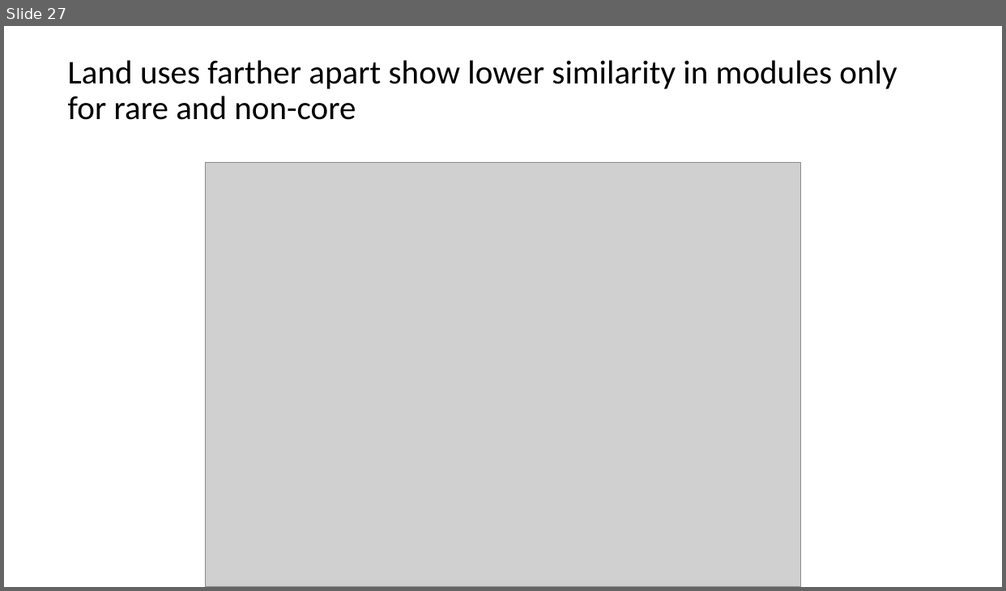
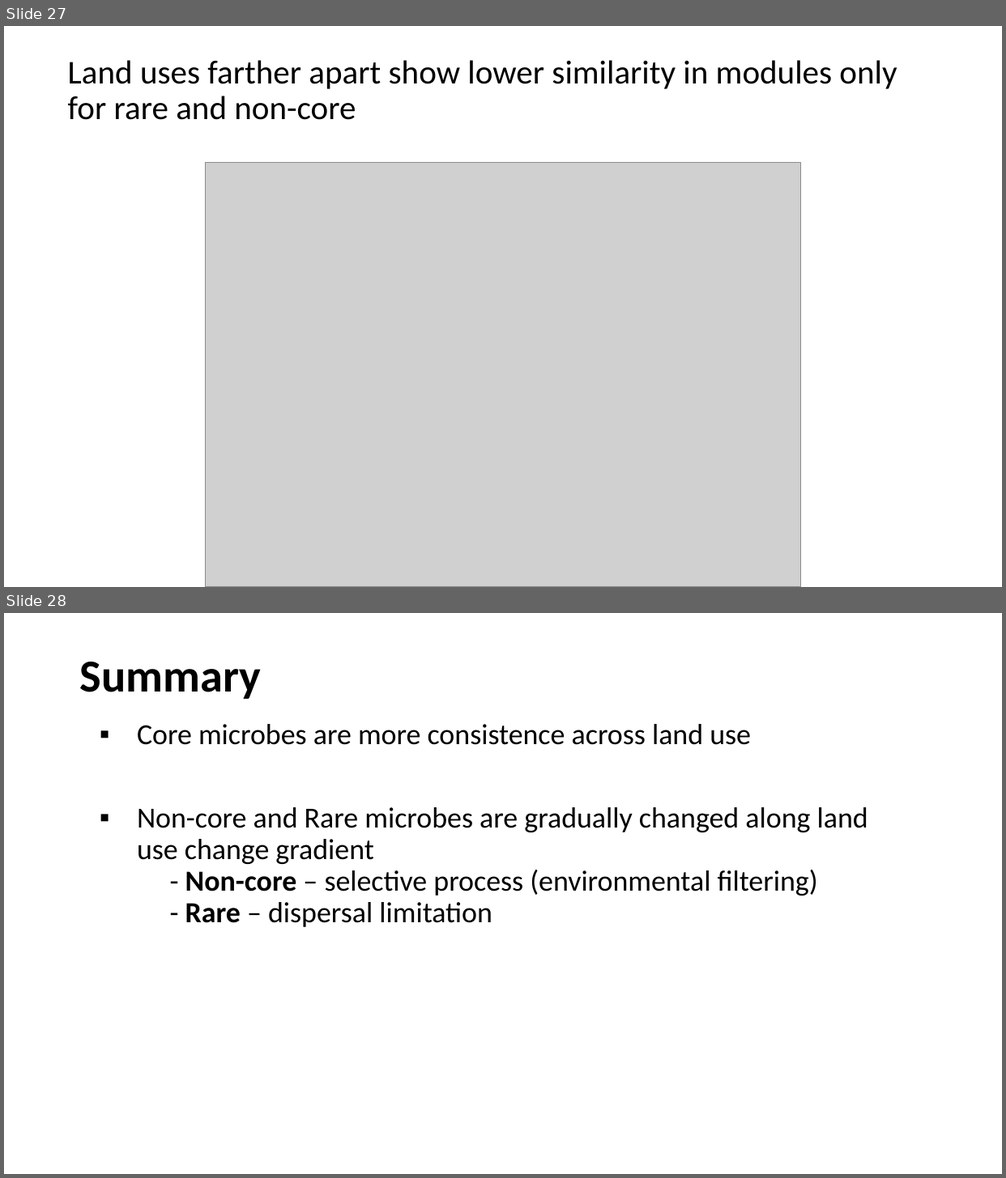
Before and after one commit to Ecological-Complexity-Lab/Microbiome_Structure_Madagascar, a slide deck: presentations/project story.pptx. Shown one above the other, each under a label of ours: slide 27 before the commit, slides 27 and 28 after it. The pictures are 1006x591 and 1006x1178 pixels, drawn with LibreOffice and Linux fonts; fonts in the diff are those of the drawing; grey boxes stand for pictures. Boxes give left, top, right and bottom in pixels: in the first picture for what was removed or moved away, otherwise in the second. Text is boxed around its words. In the diff, an @@ line names an element or a change of style, - is before the commit and + after.

```diff
--- a/presentations/project story.pptx
+++ b/presentations/project story.pptx
@@ slide 28 added at bbox=[4, 613, 1002, 1174], background #FFFFFF @@
@@ title added at bbox=[80, 662, 262, 699], 44 pt, text #000000, bold @@
+Summary
@@ text added at bbox=[137, 724, 868, 927], 28 pt, text #000000 @@
+▪ Core microbes are more consistence across land use
+  ▪ Non-core and Rare microbes are gradually changed along land use change gradient
+    - Non-core – selective process (environmental filtering)
+    - Rare – dispersal limitation
```
Also in this commit, not shown: 3 slides changed.
